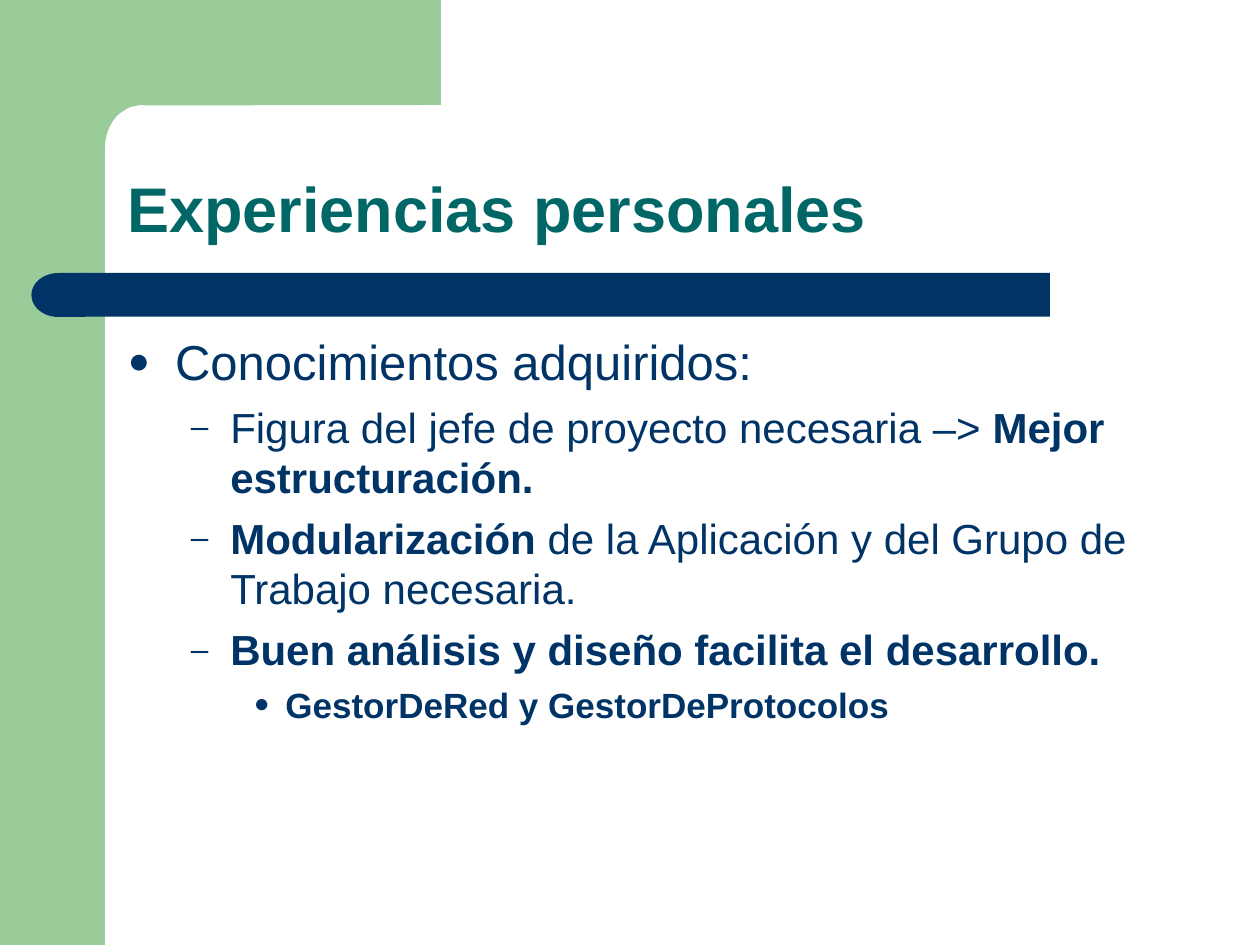
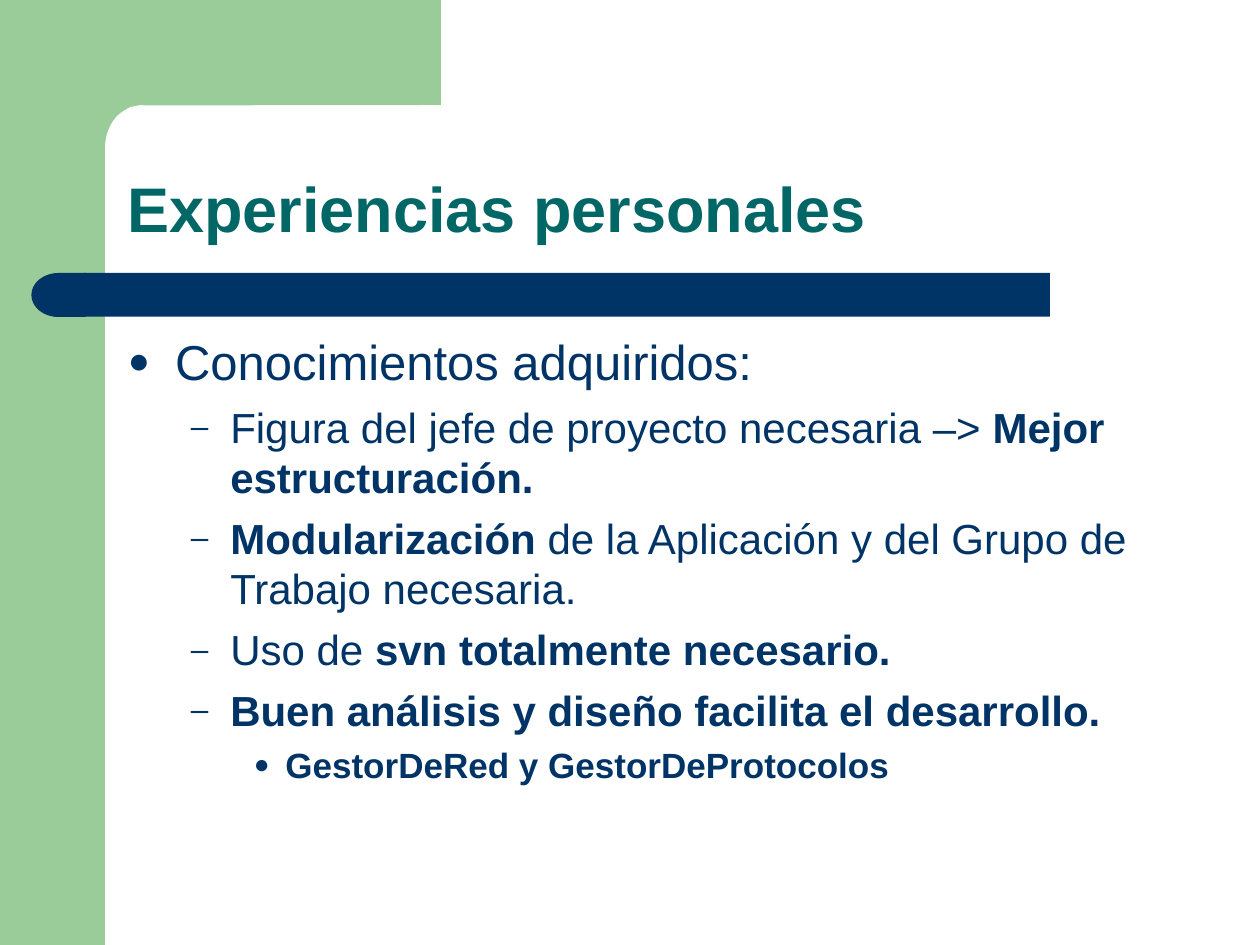
Before and after one commit to munsuri/egorilla, a slide deck: slide 11 of doc/presentaciones/Presentacion_01-04-2009.ppt (slide 8 before the commit). Drawn at 1260x945 pixels with LibreOffice and Linux fonts; fonts in the diff are those of the drawing. Boxes give left, top, right and bottom in pixels: in the first picture for what was removed or moved away, otherwise in the second. Text is boxed around its words. In the diff, an @@ line names an element or a change of style, - is before the commit and + after.

```diff
--- a/doc/presentaciones/Presentacion_01-04-2009.ppt
+++ b/doc/presentaciones/Presentacion_01-04-2009.ppt
@@ text at <box>230,634,891,666</box>: paragraph added @@
+  – Uso de svn totalmente necesario.
```
Also in this commit, not shown: 2 other slides changed, 4 slides added, 1 slide removed.
